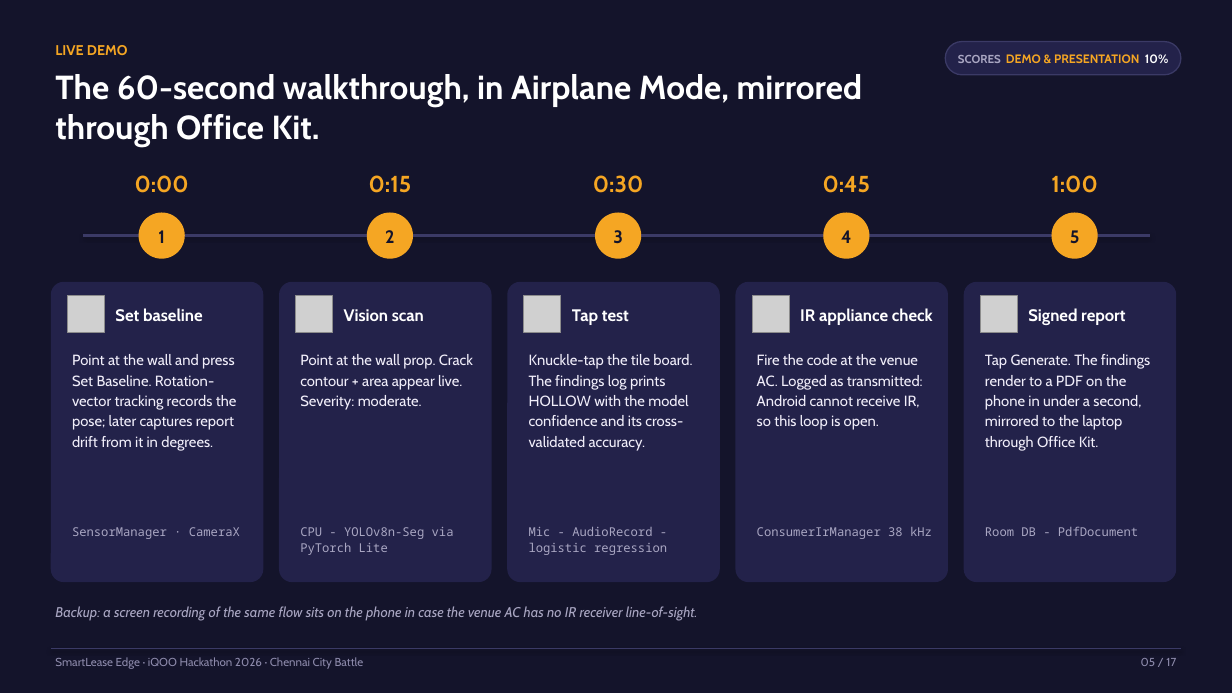
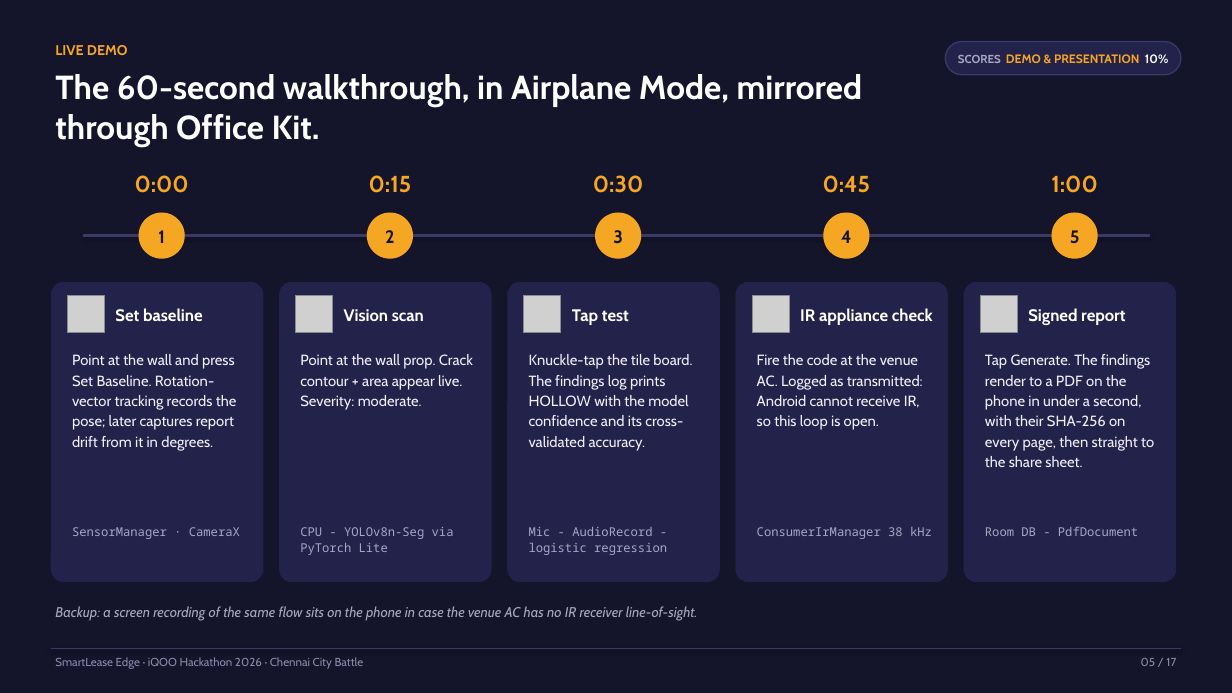
Before and after one commit to hameed0342j/smartlease-edge-chennai-H, a slide deck: slide 5 of docs/pitch/SmartLease-Edge-iQOO-Hackathon-2026.pptx. Drawn at 1232x693 pixels with LibreOffice and Linux fonts; fonts in the diff are those of the drawing; grey boxes stand for pictures. Boxes give left, top, right and bottom in pixels: in the first picture for what was removed or moved away, otherwise in the second. Text is boxed around its words. In the diff, an @@ line names an element or a change of style, - is before the commit and + after.

```diff
--- a/docs/pitch/SmartLease-Edge-iQOO-Hackathon-2026.pptx
+++ b/docs/pitch/SmartLease-Edge-iQOO-Hackathon-2026.pptx
@@ text at bbox=[985, 354, 1154, 467]: text changed @@
-Tap Generate. The findings render to a PDF on the phone in under a second, mirrored to the laptop through Office Kit.
+Tap Generate. The findings render to a PDF on the phone in under a second, with their SHA-256 on every page, then straight to the share sheet.
```
Also in this commit, not shown: 6 other slides changed.
